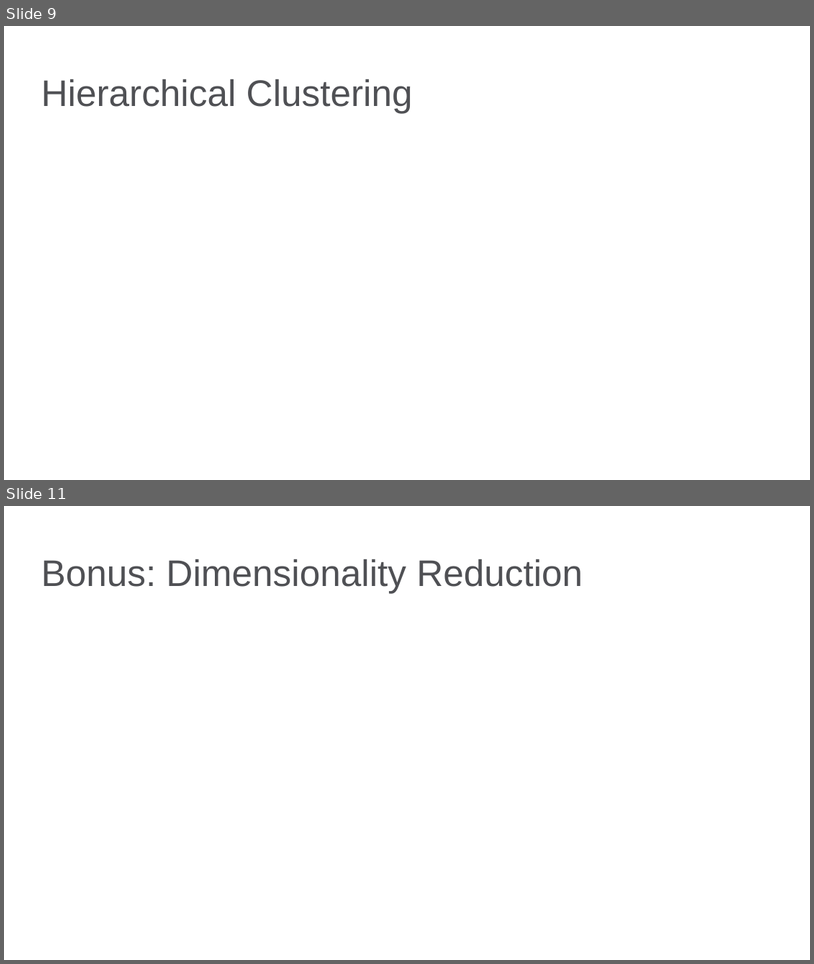
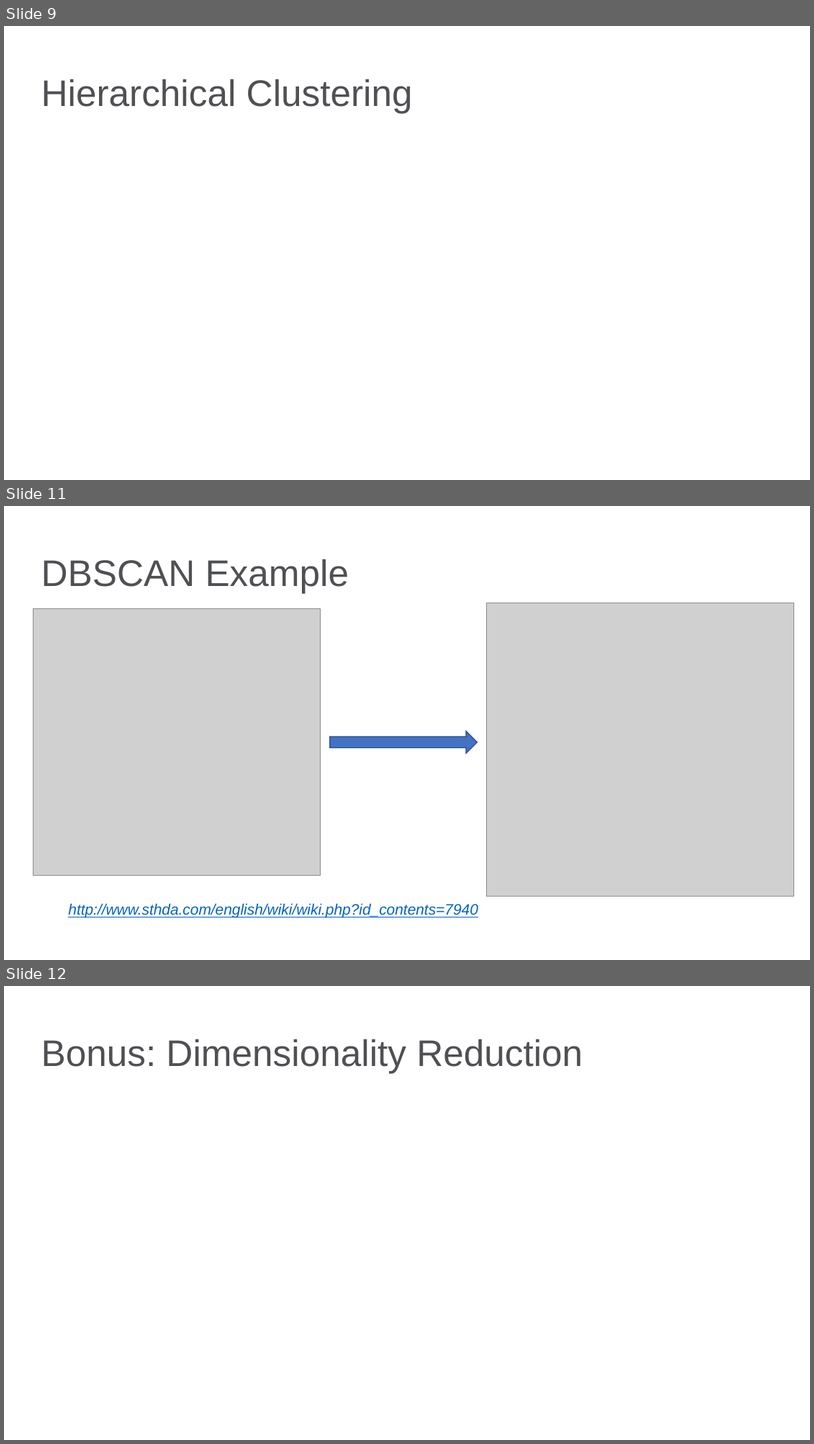
Before and after one commit to bgstieber/APRA-PD-DAS-2019, a slide deck: Generating Insights from Clustering Large Donors - BStieber APRA DAS19.pptx. Shown one above the other, each under a label of ours: slides 9 and 11 before the commit, slides 9, 11 and 12 after it; the slides between them are not shown. The pictures are 814x964 and 814x1444 pixels, drawn with LibreOffice and Linux fonts; fonts in the diff are those of the drawing; grey boxes stand for pictures; background and template pictures are left out. Boxes give left, top, right and bottom in pixels: in the first picture for what was removed or moved away, otherwise in the second. Text is boxed around its words. In the diff, an @@ line names an element or a change of style, - is before the commit and + after.

```diff
--- a/Generating Insights from Clustering Large Donors - BStieber APRA DAS19.pptx
+++ b/Generating Insights from Clustering Large Donors - BStieber APRA DAS19.pptx
@@ slide 11 added at bbox=[4, 506, 810, 960], background picture (left out) @@
@@ title added at bbox=[41, 559, 350, 593], 33 pt, text #4F5054 @@
+DBSCAN Example
@@ picture added at bbox=[33, 608, 320, 875] @@
@@ picture added at bbox=[487, 602, 795, 896] @@
@@ right arrow added at bbox=[329, 731, 477, 753], fill #4472C4, outline #325491 1 pt @@
@@ text added at bbox=[68, 903, 478, 918], 13.5 pt, text #0563C1, italic, underline @@
+http://www.sthda.com/english/wiki/wiki.php?id_contents=7940
@@ what was slide 11 is now slide 12 @@
```
Also in this commit, not shown: 2 slides changed, 4 other slides added, 3 slides removed, 3 other files.
